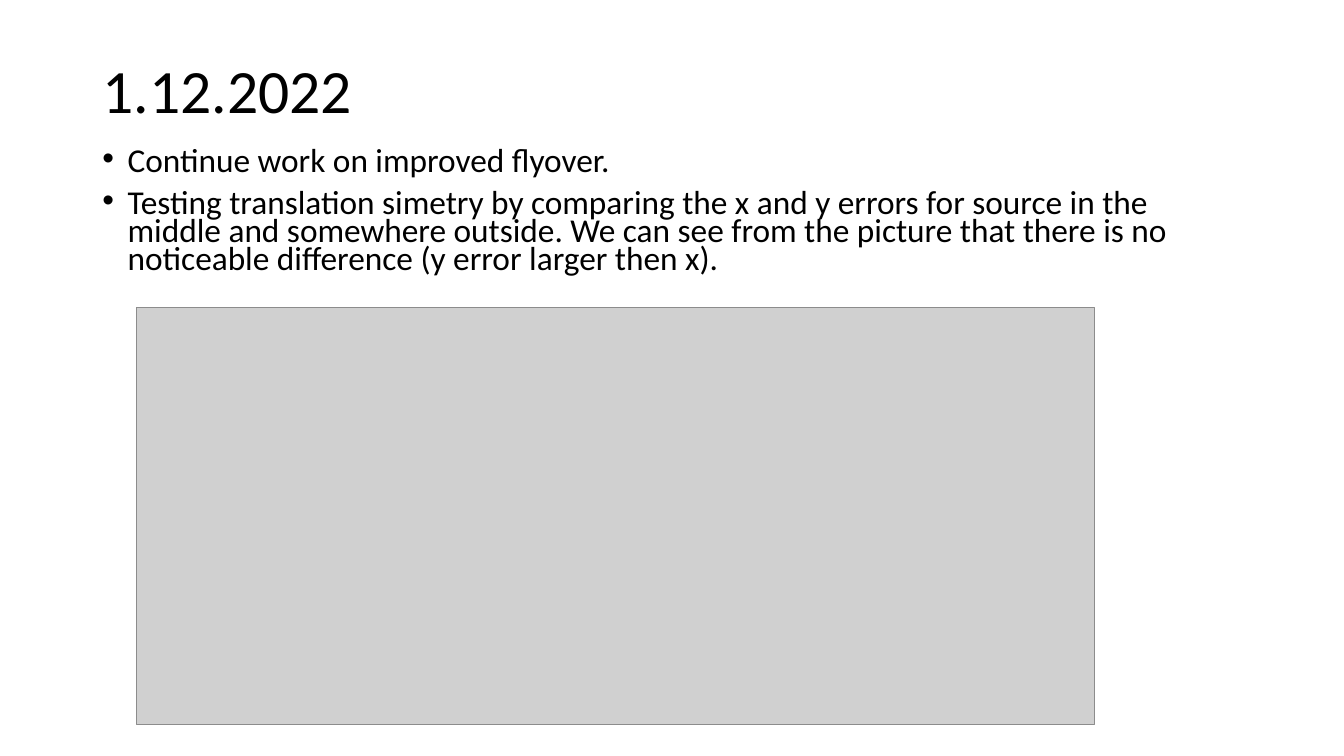
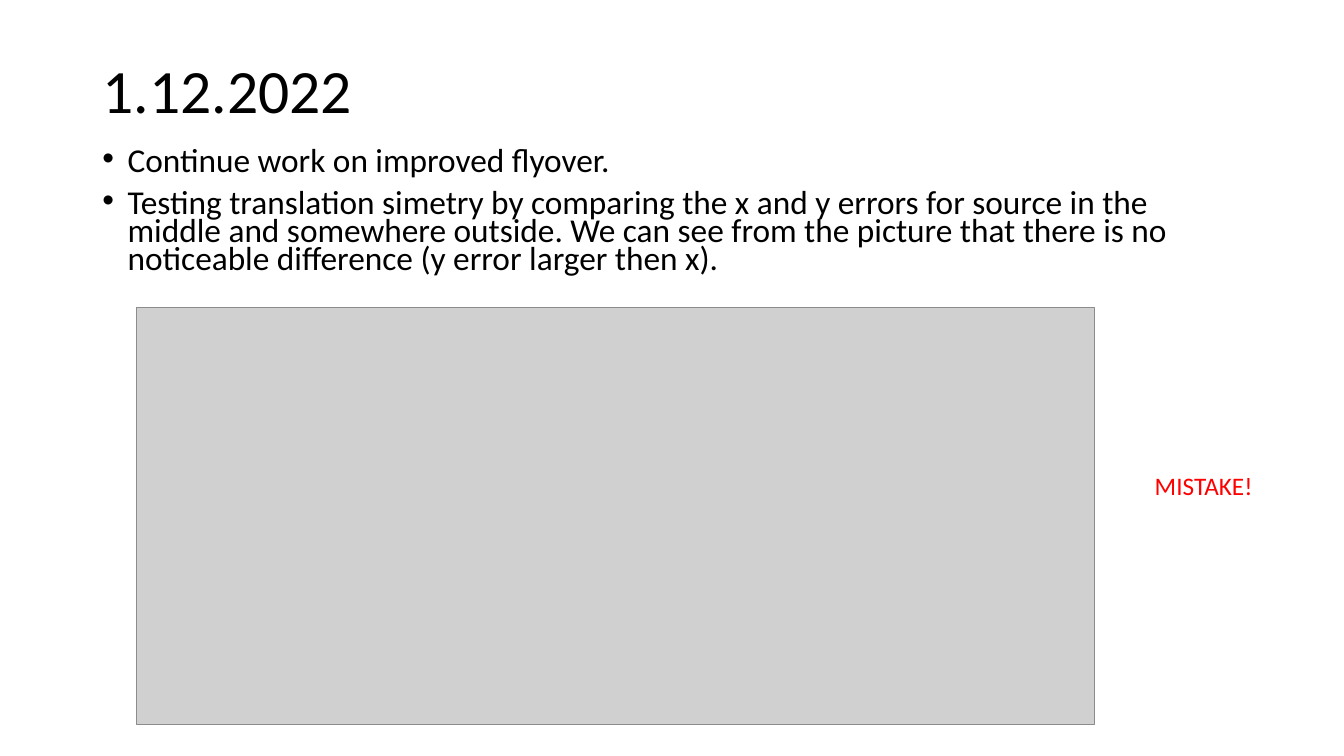
Before and after one commit to urhtrinko/DroneRadioactivity_student_job, a slide deck: slide 22 of reports/work_diary.pptx. Drawn at 1344x756 pixels with LibreOffice and Linux fonts; fonts in the diff are those of the drawing; grey boxes stand for pictures. Boxes give left, top, right and bottom in pixels: in the first picture for what was removed or moved away, otherwise in the second. Text is boxed around its words. In the diff, an @@ line names an element or a change of style, - is before the commit and + after.

```diff
--- a/reports/work_diary.pptx
+++ b/reports/work_diary.pptx
@@ text added at (1155,478,1253,495), 18 pt, text #FF0000 @@
+MISTAKE!
```
Also in this commit, not shown: 1 other slide changed, 3 slides added.
